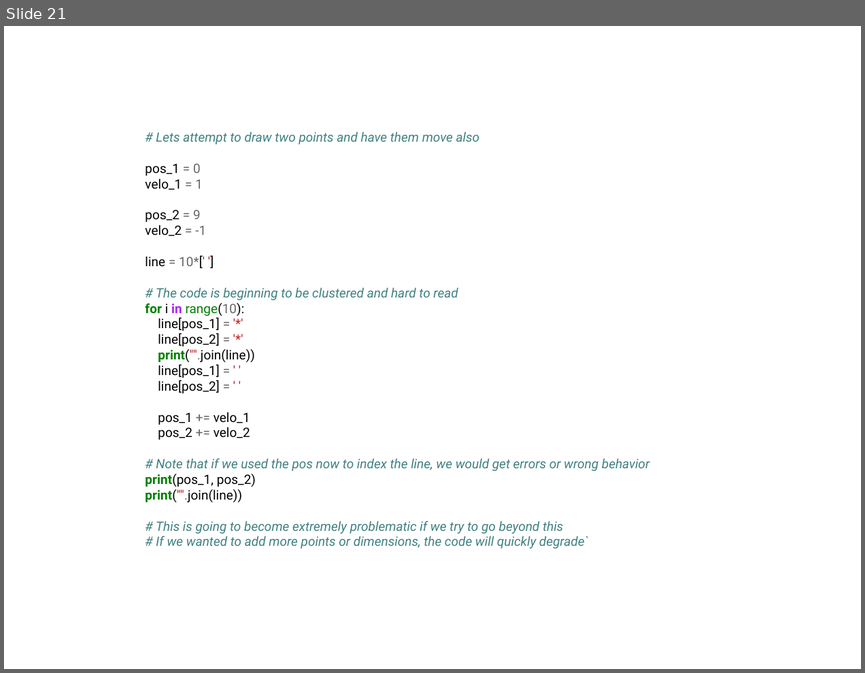
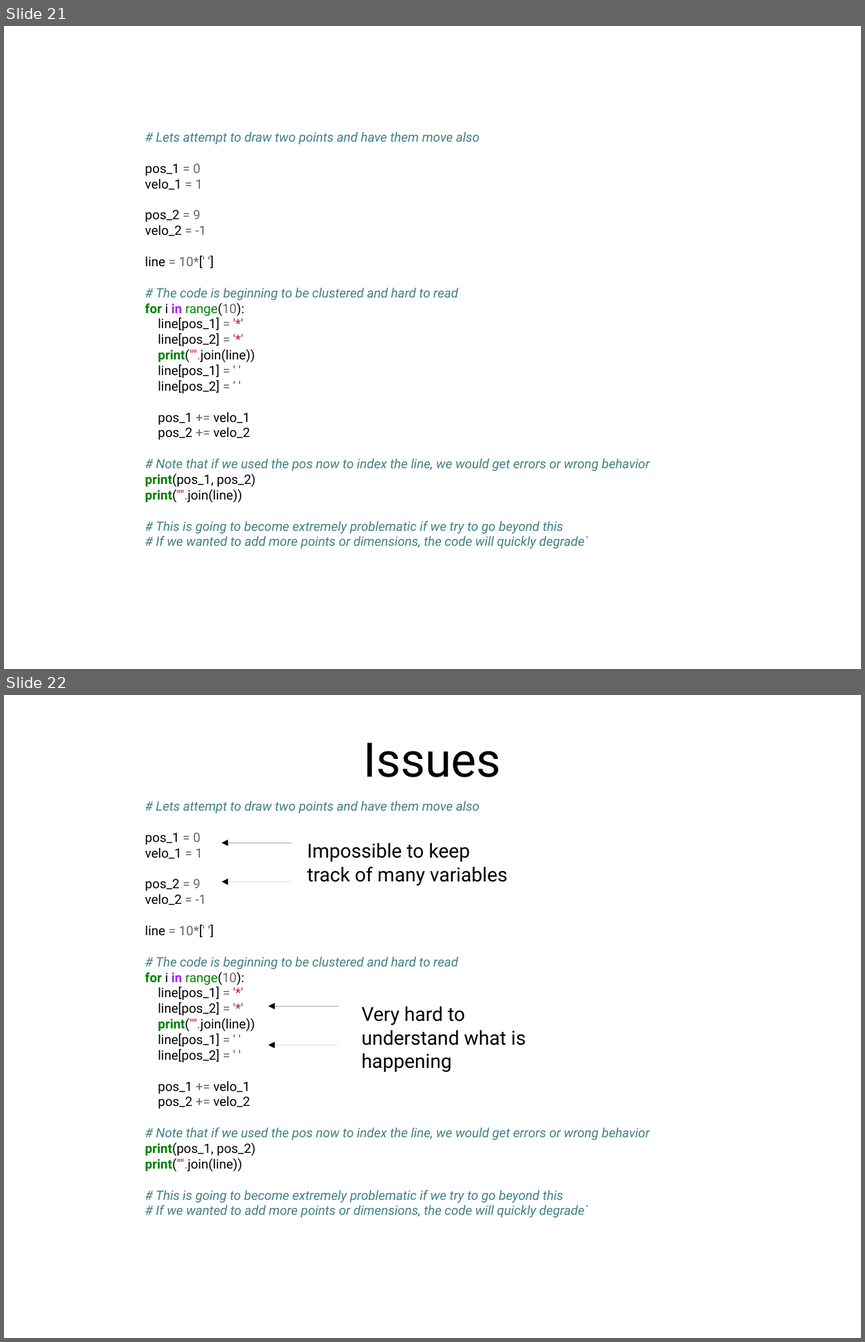
Before and after one commit to f0lie/basic_python_workshop, a slide deck: powerpoint.odp. Shown one above the other, each under a label of ours: slide 21 before the commit, slides 21 and 22 after it. The pictures are 865x673 and 865x1342 pixels, drawn with LibreOffice and Linux fonts; fonts in the diff are those of the drawing. Boxes give left, top, right and bottom in pixels: in the first picture for what was removed or moved away, otherwise in the second. Text is boxed around its words. In the diff, an @@ line names an element or a change of style, - is before the commit and + after.

Commit message:
added slides

```diff
--- a/powerpoint.odp
+++ b/powerpoint.odp
@@ slide 22 added at [4,695,861,1338], background #FFFFFF @@
@@ title added at [363,743,501,777], 44 pt, text #000000 @@
+Issues
@@ text added at [145,800,649,1217], 12 pt, text #408080, italic @@
+# Lets attempt to draw two points and have them move also
+pos_1 = 0
+velo_1 = 1
+pos_2 = 9
+velo_2 = -1
+line = 10*[' ']
+# The code is beginning to be clustered and hard to read
+for i in range(10):
+line[pos_1] = '*'
+line[pos_2] = '*'
+print("".join(line))
+line[pos_1] = ' '
+line[pos_2] = ' '
+pos_1 += velo_1
+pos_2 += velo_2
+# Note that if we used the pos now to index the line, we would get errors or wrong behavior
+print(pos_1, pos_2)
+print("".join(line))
+# This is going to become extremely problematic if we try to go beyond this
+# If we wanted to add more points or dimensions, the code will quickly degrade`
@@ arrow added from (292, 843) to (222, 843), #000000 0 pt @@
@@ text added at [307,843,507,885], 18 pt, text #000000 @@
+Impossible to keep track of many variables
@@ arrow added from (292, 881) to (222, 881), #000000 0 pt @@
@@ arrow added from (339, 1006) to (269, 1006), #000000 0 pt @@
@@ text added at [362,1006,526,1072], 18 pt, text #000000 @@
+Very hard to understand what is happening
@@ arrow added from (339, 1045) to (269, 1045), #000000 0 pt @@
```
Also in this commit, not shown: 1 other file.
